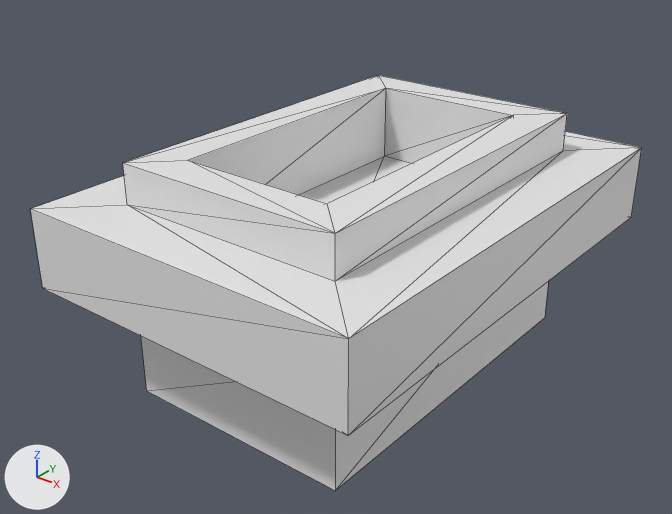
The OBJ model 3DModelsForCase/stl_esp8266/SQM-ESP8266-usb_fixed.obj: old version first, new version second.
Camera for both pictures: a camera (50 mm lens) standing at (-38.0, -25.73, -17.9) and looking at (-51.04, -9.42, -28.01). The lights are fixed; the arrows at lower left show +X, +Y and +Z. Mesh edges are drawn as thin lines. Where no turn or scale is listed for an object, it has been applied to the vertices.

The first picture shows 'SQM-ESP8266-usb_fixed'.
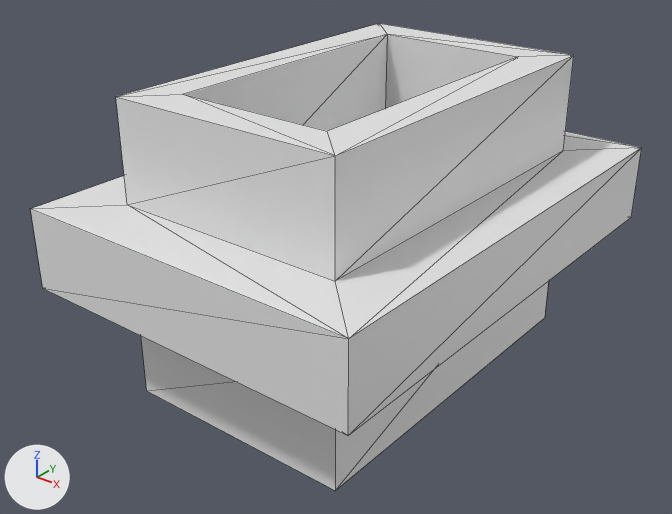
Commit message: update ESP8266

Changed parts and their boxes [x1, y1, x2, y2] in the pictures (672 x 514 px; the box of a moved part takes in the faces that stretch with it):
'SQM-ESP8266-usb_fixed', reshaped (12% taller): before [31, 75, 641, 490]; after [31, 23, 641, 490]
part 1 of me_sqm_esp8266_usb_fixed, moved or reshaped: before [123, 75, 567, 281]; after [116, 23, 574, 281]

What the commit changed:
me_sqm_esp8266_usb_fixed has 32 vertices, 60 faces and spans x -55.3..-46.3, y -15.0..-2.5, z -31.0..-25.0.
me_sqm_esp8266_usb_fixed is used by ob_sqm_esp8266_usb_fixed; location (0.0, 0.0, 0.0).
Before the commit, vertices of me_sqm_esp8266_usb_fixed: 20 (-53.8, -4.0, -25.0) at pixel (378, 75), 21 (-53.8, -13.5, -25.0) at pixel (122, 162), 22 (-47.8, -13.5, -25.0) at pixel (335, 233), 23 (-47.8, -4.0, -25.0) at pixel (567, 113), 24 (-52.8, -5.0, -25.0) at pixel (385, 88).
Before the commit, vertices of me_sqm_esp8266_usb_fixed: 25 (-48.8, -5.0, -25.0) at pixel (513, 115), 26 (-52.8, -12.5, -25.0) at pixel (187, 160), 27 (-48.8, -12.5, -25.0) at pixel (327, 203).
Part 1, on me_sqm_esp8266_usb_fixed:
Vertices 20 to 27 of me_sqm_esp8266_usb_fixed move by (0.0, 0.0, 1.5).
